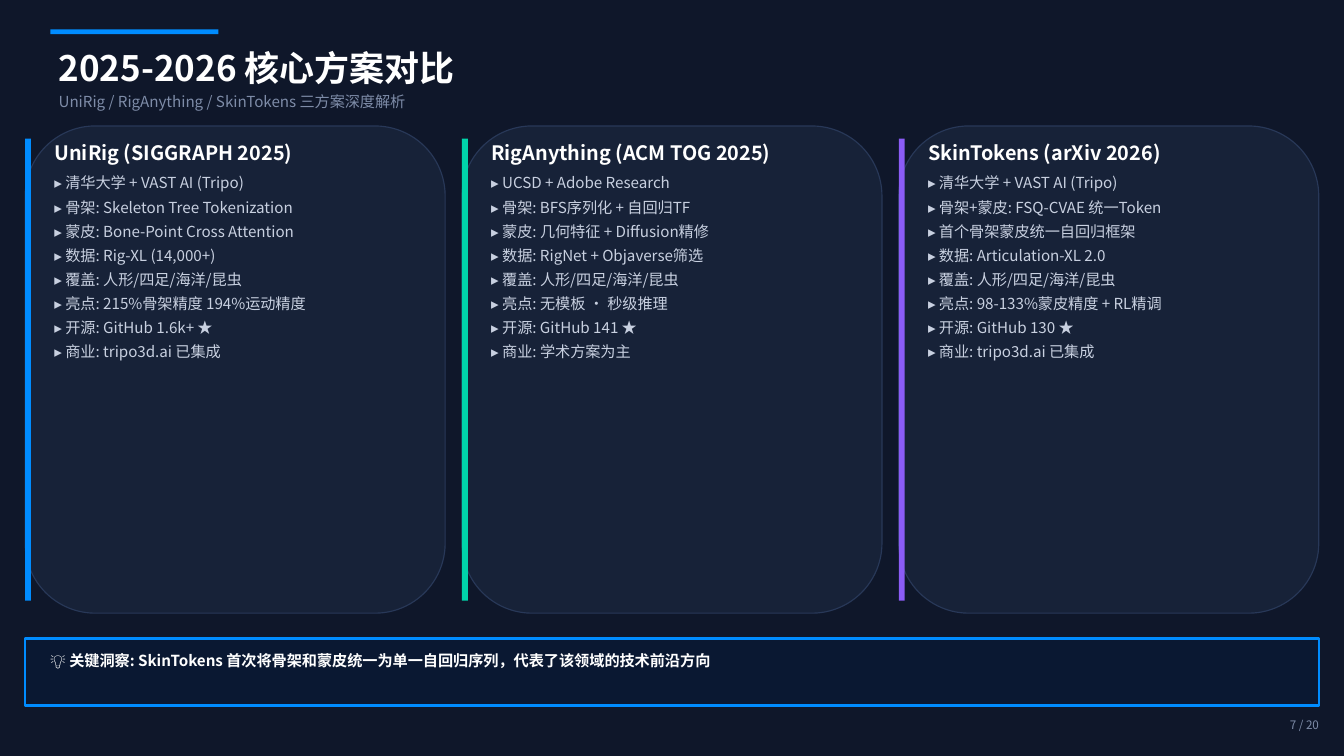
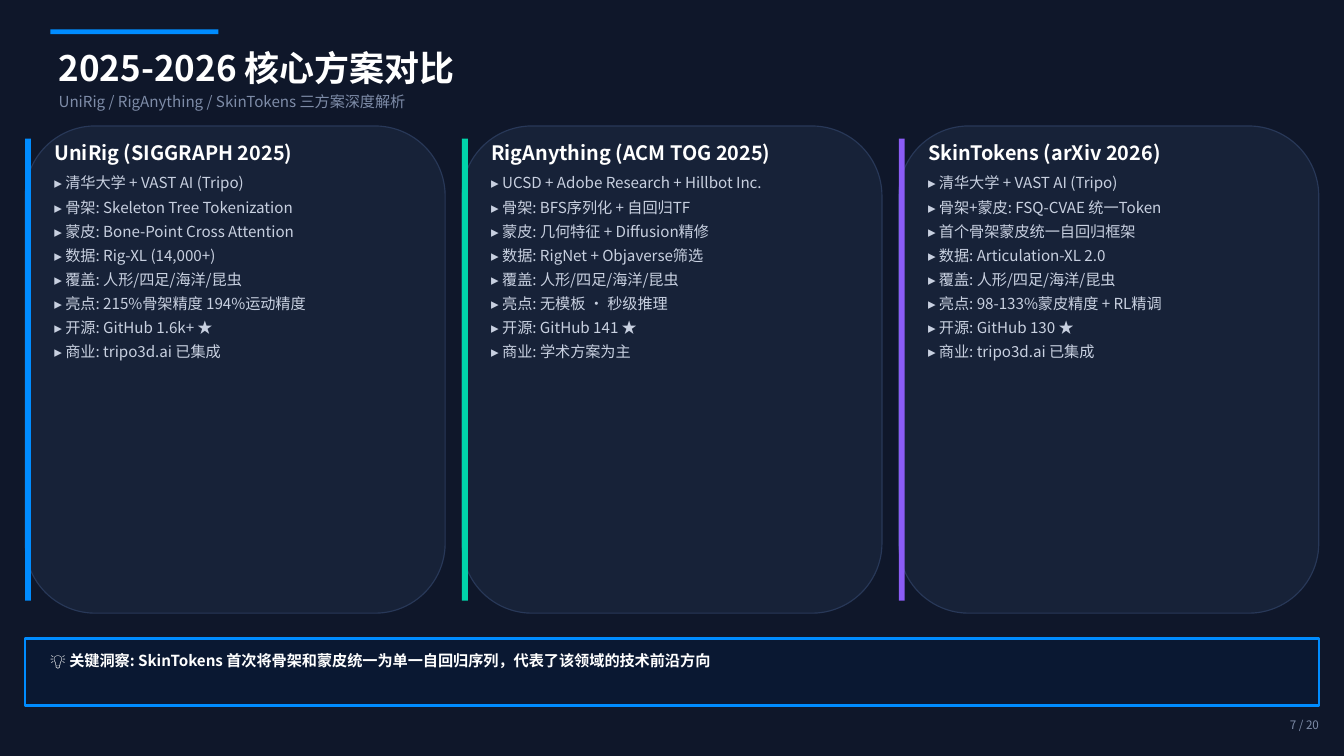
Before and after one commit to xhyha/insight, a slide deck: slide 7 of neural_autoskinning_insight_2026.pptx. Drawn at 1344x756 pixels with LibreOffice and Linux fonts; fonts in the diff are those of the drawing. Boxes give left, top, right and bottom in pixels: in the first picture for what was removed or moved away, otherwise in the second. Text is boxed around its words. In the diff, an @@ line names an element or a change of style, - is before the commit and + after.

```diff
--- a/neural_autoskinning_insight_2026.pptx
+++ b/neural_autoskinning_insight_2026.pptx
@@ text at (502,176,762,188): text changed @@
-▸ UCSD + Adobe Research
+▸ UCSD + Adobe Research + Hillbot Inc.
```
Also in this commit, not shown: 10 other slides changed.
